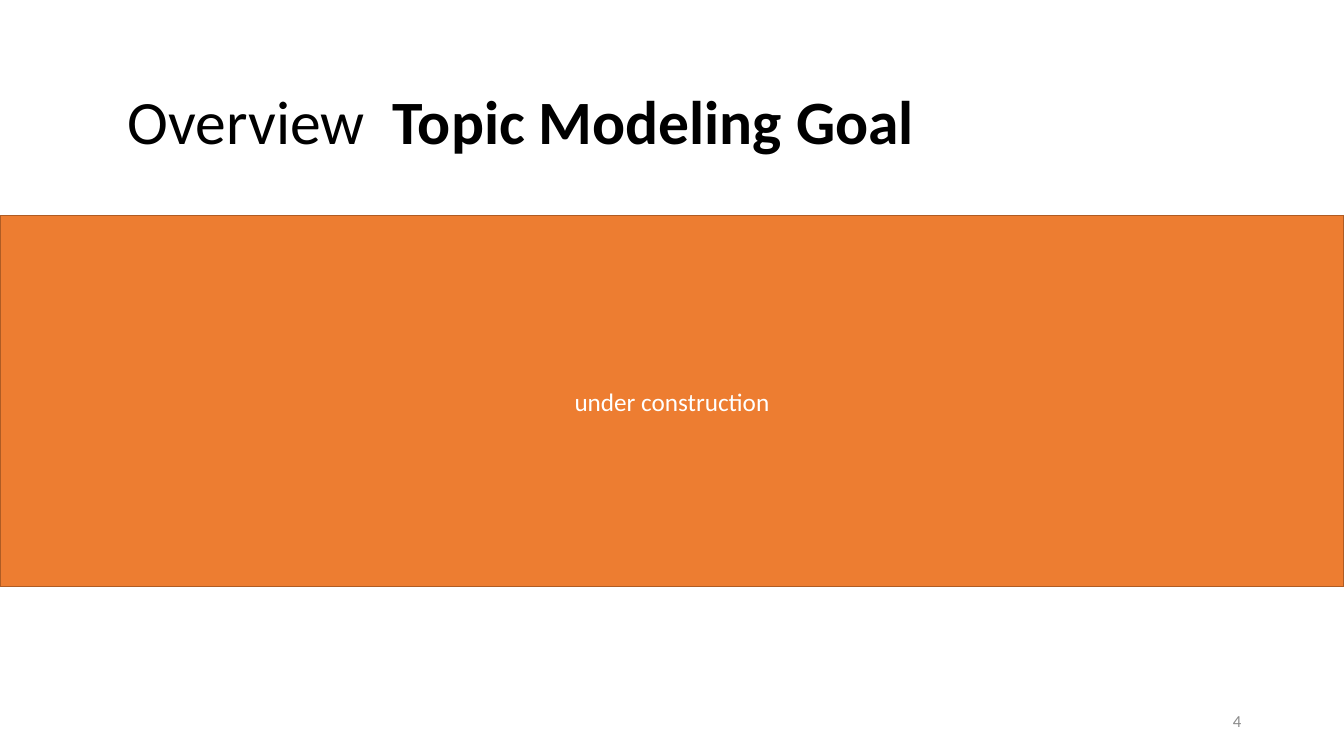
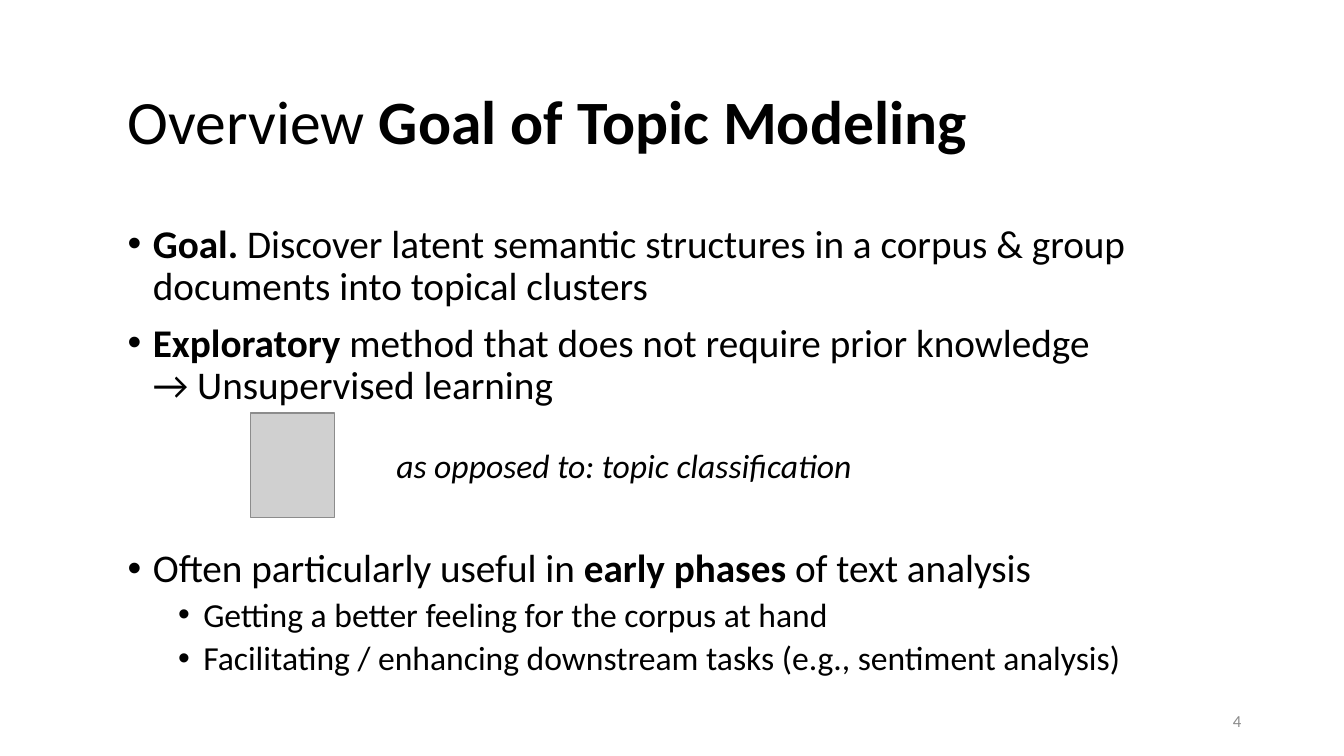
Before and after one commit to lisa-wm/consulting, a slide deck: slide 4 of 5_seminar/Contents_Part_02/slides/slides_II_2.pptx. Drawn at 1344x756 pixels with LibreOffice and Linux fonts; fonts in the diff are those of the drawing; grey boxes stand for pictures. Boxes give left, top, right and bottom in pixels: in the first picture for what was removed or moved away, otherwise in the second. Text is boxed around its words. In the diff, an @@ line names an element or a change of style, - is before the commit and + after.

```diff
--- a/5_seminar/Contents_Part_02/slides/slides_II_2.pptx
+++ b/5_seminar/Contents_Part_02/slides/slides_II_2.pptx
@@ title at (128, 100, 966, 155): text changed @@
-Overview Topic Modeling Goal
+Overview Goal of Topic Modeling
@@ rectangle removed at (0, 216, 1344, 587) @@
-under construction
@@ text added at (153, 230, 1125, 676), 28 pt, text #000000 @@
+• Goal. Discover latent semantic structures in a corpus & group documents into topical clusters
+• Exploratory method that does not require prior knowledge
+  → Unsupervised learning
+• Often particularly useful in early phases of text analysis
+  • Getting a better feeling for the corpus at hand
+  • Facilitating / enhancing downstream tasks (e.g., sentiment analysis)
@@ picture added at (251, 413, 335, 517) @@
@@ text added at (396, 454, 852, 484), 24 pt, text #000000, italic @@
+as opposed to: topic classification
```
Also in this commit, not shown: 2 other slides changed, 7 slides added, 1 slide removed, 5 other files.
